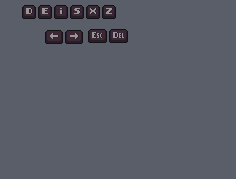
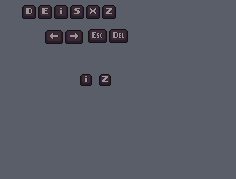
Layer changes from the first 236 x 179 image to the second:
added layer "KeyboardBagSlot.png" in group "Special" over [80, 74, 92, 86]
added layer "KeyboardEquipmentSlot.png" in group "Special" over [99, 74, 111, 86]
